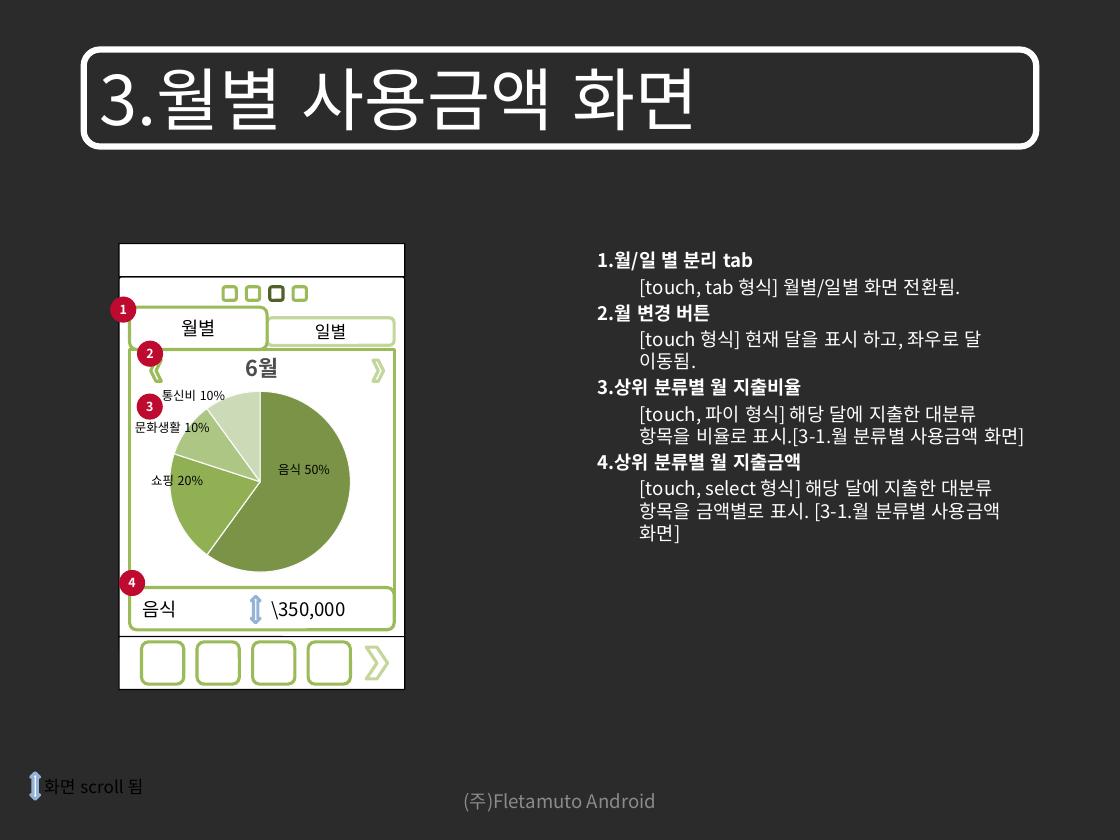
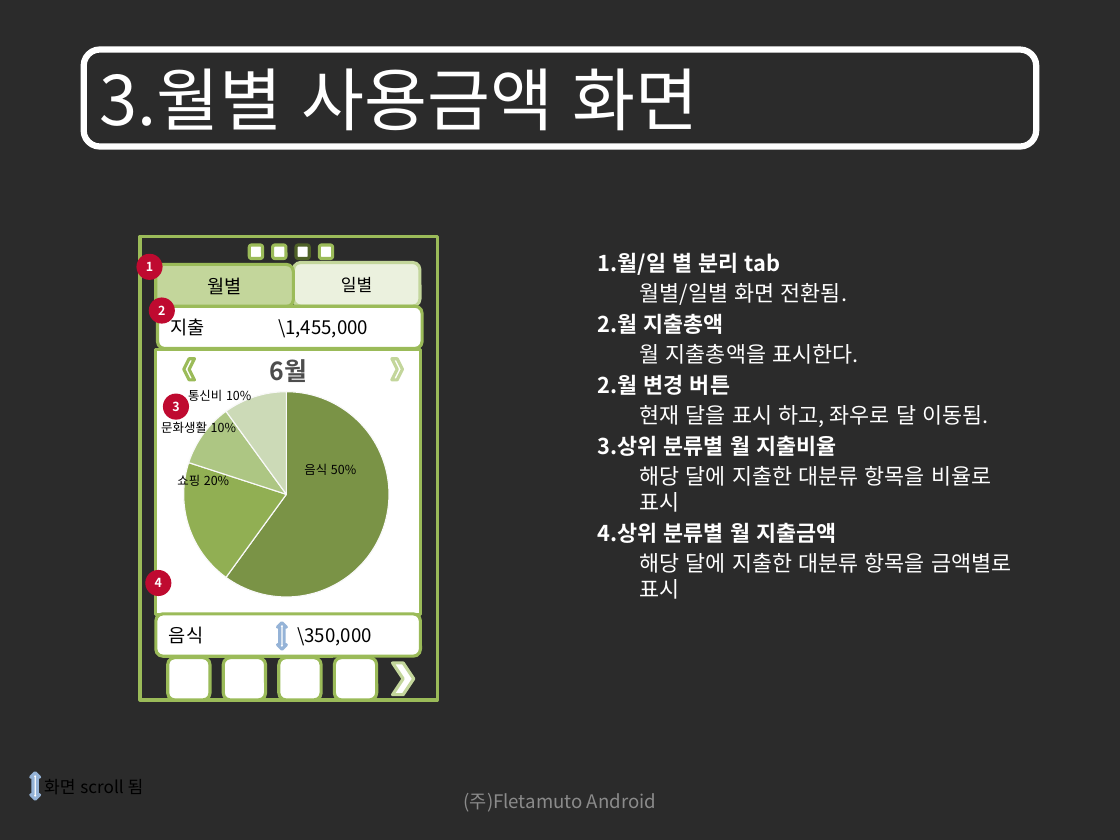
Before and after one commit to limjunghoon/fmfinance, a slide deck: slide 32 of trunk/DOC/GUI/재테크를 위한 어플리케이션 GUI_100906_V1.1.pptx (slide 33 before the commit). Drawn at 1120x840 pixels with LibreOffice and Linux fonts; fonts in the diff are those of the drawing; background and template pictures are left out; a plain dark background stands for a picture behind light text. Boxes give left, top, right and bottom in pixels: in the first picture for what was removed or moved away, otherwise in the second. Text is boxed around its words. In the diff, an @@ line names an element or a change of style, - is before the commit and + after.

```diff
--- a/trunk/DOC/GUI/재테크를 위한 어플리케이션 GUI_100906_V1.1.pptx
+++ b/trunk/DOC/GUI/재테크를 위한 어플리케이션 GUI_100906_V1.1.pptx
@@ rectangle added at box(140, 236, 438, 700), fill #FFFFFF, outline #9BBB59 2 pt @@
@@ rounded rectangle removed at box(119, 244, 404, 278) @@
@@ ellipse "1": place and size @@
-ellipse "1" at box(110, 297, 136, 323)
+ellipse "1" at box(137, 254, 162, 280)
@@ rounded rectangle "월별": place and size @@
-rounded rectangle "월별" at box(130, 307, 268, 349)
+rounded rectangle "월별" at box(156, 264, 293, 307)
@@ rounded rectangle "월별" at box(156, 264, 293, 307): fill #FFFFFF to #C3D69B @@
@@ 4 rounded rectangles: place and size @@
-4 rounded rectangles at box(223, 287, 307, 300)
+4 rounded rectangles at box(250, 245, 333, 259)
@@ rounded rectangle "일별": place and size @@
-rounded rectangle "일별" at box(268, 318, 394, 346)
+rounded rectangle "일별" at box(293, 262, 420, 306)
@@ rounded rectangle "일별" at box(293, 262, 420, 306): fill none to #EBF1DE @@
@@ text at box(598, 252, 836, 543): size 12 to 14 pt in "1.월/일 별 분리 tab", "2.월 변경 버튼", "3.상위 분류별 월 지출비율", "4.상위 분류별 월 지출금액" @@
@@ rounded rectangle removed at box(119, 277, 404, 640) @@
@@ ellipse "2": place and size @@
-ellipse "2" at box(137, 340, 162, 366)
+ellipse "2" at box(149, 298, 175, 324)
@@ text at box(598, 283, 859, 364): text changed; size 12 to 14 pt @@
-[touch, tab 형식] 월별/일별 화면 전환됨.
+월별/일별 화면 전환됨.
+2.월 지출총액
+월 지출총액을 표시한다.
@@ rounded rectangle added at box(158, 306, 422, 348), fill #FFFFFF, outline #9BBB59 2 pt, 12 pt, text #000000 @@
+지출 \1,455,000
@@ 4 texts, 2 ellipses, 1 rectangle: place and size @@
-4 texts, 2 ellipses, 1 rectangle at box(119, 349, 394, 615)
+4 texts, 2 ellipses, 1 rectangle at box(146, 349, 420, 614)
@@ rectangle "6월" at box(156, 349, 420, 614): size 14 to 16 pt @@
@@ chevron: place and size @@
-chevron at box(151, 361, 161, 382)
+chevron at box(184, 358, 194, 380)
@@ chevron: place and size @@
-chevron at box(373, 361, 383, 382)
+chevron at box(392, 358, 402, 380)
@@ pie chart: place and size @@
-pie chart at box(128, 376, 392, 588)
+pie chart at box(155, 376, 419, 613)
@@ text at box(640, 405, 988, 427): text changed; size 12 to 14 pt @@
-[touch 형식] 현재 달을 표시 하고, 좌우로 달 이동됨.
+현재 달을 표시 하고, 좌우로 달 이동됨.
@@ text at box(640, 466, 991, 512): text changed; size 12 to 14 pt @@
-[touch, 파이 형식] 해당 달에 지출한 대분류 항목을 비율로 표시.[3-1.월 분류별 사용금액 화면]
+해당 달에 지출한 대분류 항목을 비율로 표시
@@ text at box(640, 553, 1011, 599): text changed; size 12 to 14 pt @@
-[touch, select 형식] 해당 달에 지출한 대분류 항목을 금액별로 표시. [3-1.월 분류별 사용금액 화면]
+해당 달에 지출한 대분류 항목을 금액별로 표시
@@ rounded rectangle "음식 \350,000": place and size @@
-rounded rectangle "음식 \350,000" at box(130, 588, 394, 631)
+rounded rectangle "음식 \350,000" at box(156, 614, 420, 656)
@@ up down arrow: place and size @@
-up down arrow at box(251, 596, 260, 623)
+up down arrow at box(278, 623, 287, 650)
@@ rounded rectangle removed at box(119, 636, 404, 689) @@
@@ 4 rounded rectangles, 1 chevron: place and size @@
-4 rounded rectangles, 1 chevron at box(141, 642, 388, 684)
+4 rounded rectangles, 1 chevron at box(168, 657, 414, 700)
```
Also in this commit, not shown: 10 other slides changed, 19 slides added, 1 other file.
